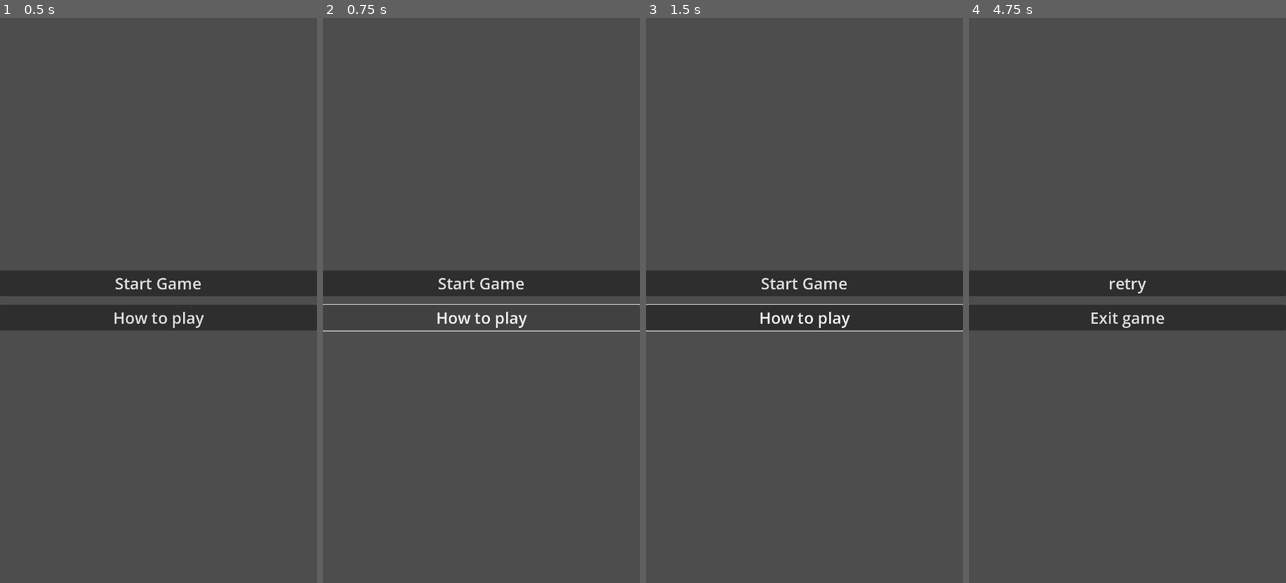
Above: before the commit, frames 1-4 (left to right).
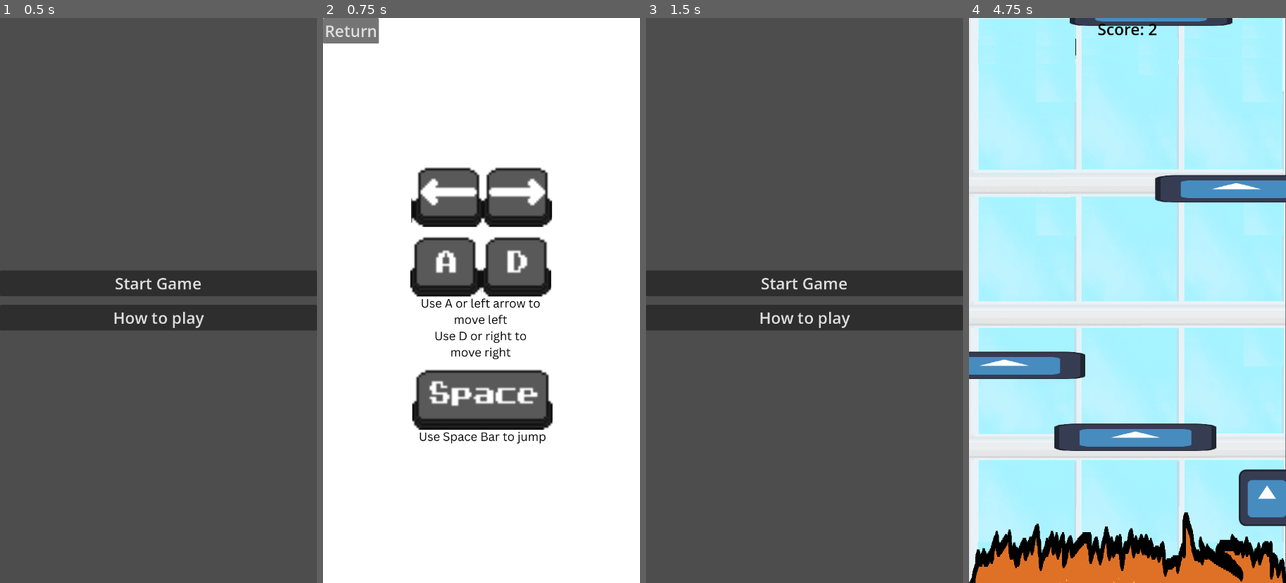
Above: after the commit, the same moments.

Repository: Saul-Caban-UPRM/cgs-gamejam-2025-fall-1
Game: Godot game, scene res://scenes/menu_manager.tscn
Same seed, same stepped clock (60 frames per second), same inputs: the game is played once before the commit and once after it. The engine's default icon, where the game draws it, is replaced by a stand-in: a white triangle on a blue panel in a dark square.
Inputs (mouse positions are in pixels of both pictures, inside the frame that each line leads up to):
- Up to frame 1 (0.5 s): no input
- Up to frame 2 (0.75 s): click "How to play" at 0.5 s
- Up to frame 3 (1.5 s): click (674, 29) at 1.25 s, where only the run after the commit has a clickable "Return"
- Up to frame 4 (4.75 s): click "Start Game" at 2 s; hold D (Walk_right) 2.78-4.28 s; tap Space (Jump) at 2.85, 3.02, 3.32, 3.6, 3.77, 4.07, 4.35 s; hold A (Walk_left) from 4.28 s (still down)

Frame 1 is identical in both runs. In frame 2, 93% of the frame differs, in the area x 0-100%, y 0-100%; in frame 3, 0.4%; in frame 4, 97%.

Commit message:
More changes added sounds

Diff:
--- a/scenes/fire.tscn
+++ b/scenes/fire.tscn
@@ -5,6 +5,7 @@
 [ext_resource type="Texture2D" uid="uid://dx8gh3ylecvdu" path="res://assets/FireAnimation-2.png" id="3_rach5"]
 
 [sub_resource type="RectangleShape2D" id="RectangleShape2D_g5mbl"]
+size = Vector2(20.2222, 20)
 
 [sub_resource type="SpriteFrames" id="SpriteFrames_txieb"]
 animations = [{
@@ -24,10 +25,13 @@
 script = ExtResource("1_52nqi")
 
 [node name="CollisionShape2D" type="CollisionShape2D" parent="."]
+position = Vector2(-4, 0)
 scale = Vector2(36, 3)
 shape = SubResource("RectangleShape2D_g5mbl")
 
 [node name="AnimatedSprite2D" type="AnimatedSprite2D" parent="."]
+position = Vector2(-4, 0)
+scale = Vector2(1.01111, 1)
 sprite_frames = SubResource("SpriteFrames_txieb")
 
 [connection signal="body_entered" from="." to="." method="_on_body_entered"]
--- a/scenes/fire_fighter.tscn
+++ b/scenes/fire_fighter.tscn
@@ -1,7 +1,8 @@
-[gd_scene load_steps=4 format=3 uid="uid://dxx30g6l0vc1a"]
+[gd_scene load_steps=5 format=3 uid="uid://dxx30g6l0vc1a"]
 
 [ext_resource type="Script" uid="uid://buoxalaoq564i" path="res://scripts/fire_fighter.gd" id="1_bsqcs"]
 [ext_resource type="Texture2D" uid="uid://bpdip2li16xhw" path="res://assets/icon.svg" id="1_q8sea"]
+[ext_resource type="AudioStream" uid="uid://xt4gjev8pvxr" path="res://Sounds/jump.wav" id="3_jrj02"]
 
 [sub_resource type="RectangleShape2D" id="RectangleShape2D_bsqcs"]
 size = Vector2(131, 130)
@@ -16,3 +17,7 @@
 [node name="CollisionShape2D" type="CollisionShape2D" parent="."]
 position = Vector2(3.5, -5)
 shape = SubResource("RectangleShape2D_bsqcs")
+
+[node name="Jump" type="AudioStreamPlayer" parent="."]
+stream = ExtResource("3_jrj02")
+volume_db = 5.0
--- a/scenes/main.tscn
+++ b/scenes/main.tscn
@@ -6,7 +6,9 @@
 [ext_resource type="Texture2D" uid="uid://djr1ifxy10vqj" path="res://assets/Background-Buildings.png" id="3_jyhfs"]
 [ext_resource type="Script" uid="uid://luqygwcw2kno" path="res://scripts/camera_control.gd" id="3_sugp2"]
 [ext_resource type="Script" uid="uid://xv414qrklgdl" path="res://scripts/platform_spanwer.gd" id="4_jyhfs"]
+[ext_resource type="AudioStream" uid="uid://rkiev2t82fnn" path="res://Sounds/death.wav" id="5_85g3d"]
 [ext_resource type="PackedScene" uid="uid://bsxf7v03sixlw" path="res://scenes/fire.tscn" id="6_tefeu"]
+[ext_resource type="AudioStream" uid="uid://dhh0ow0ulwoni" path="res://Sounds/EscapeTheFire.mp3" id="8_tipki"]
 
 [node name="Main" type="Node2D" node_paths=PackedStringArray("score_label")]
 process_mode = 1
@@ -35,19 +37,23 @@
 anchor_right = 0.5
 offset_left = -21.5
 offset_right = 21.5
-offset_bottom = 23.0
+offset_bottom = 50.0
 grow_horizontal = 2
 theme_override_colors/font_color = Color(0, 0, 0, 1)
 theme_override_font_sizes/font_size = 36
 
 [node name="PlatformSpanwer" type="Node2D" parent="." node_paths=PackedStringArray("camera_node")]
+position = Vector2(-2, -57)
 script = ExtResource("4_jyhfs")
 platform_scene = ExtResource("2_sugp2")
 player_path = NodePath("../FireFighter")
 camera_node = NodePath("../MainCamera")
 
+[node name="Death" type="AudioStreamPlayer" parent="PlatformSpanwer" groups=["Sounds"]]
+stream = ExtResource("5_85g3d")
+
 [node name="Platform" parent="." instance=ExtResource("2_sugp2")]
-position = Vector2(372, 994)
+position = Vector2(382, 956)
 
 [node name="Fire" parent="." instance=ExtResource("6_tefeu")]
 position = Vector2(364, 1235)
@@ -63,4 +69,9 @@
 texture = ExtResource("3_jyhfs")
 
 [node name="FireFighter" parent="." instance=ExtResource("1_0wfyh")]
-position = Vector2(368, 897)
+position = Vector2(361, 850)
+
+[node name="EscapeTheFire" type="AudioStreamPlayer" parent="." groups=["Sounds"]]
+stream = ExtResource("8_tipki")
+volume_db = -5.0
+parameters/looping = true
--- a/scenes/menu_manager.tscn
+++ b/scenes/menu_manager.tscn
@@ -1,6 +1,8 @@
-[gd_scene load_steps=2 format=3 uid="uid://cuu11u4sqio8e"]
+[gd_scene load_steps=4 format=3 uid="uid://cuu11u4sqio8e"]
 
 [ext_resource type="Script" uid="uid://28nuocvdave4" path="res://scripts/menu_manager.gd" id="1_q1bkd"]
+[ext_resource type="Texture2D" uid="uid://b7mdb2jyo5s3t" path="res://assets/Use A or left arrow to move left Use D or right to move right.png" id="2_bh0x8"]
+[ext_resource type="AudioStream" uid="uid://yw6y0sbt2v2k" path="res://Sounds/MenuMusic.mp3" id="2_wbwtb"]
 
 [node name="MenuManager" type="CanvasLayer"]
 follow_viewport_enabled = true
@@ -39,6 +41,7 @@
 "
 
 [node name="StartingMenu" type="Control" parent="."]
+visible = false
 layout_mode = 3
 anchors_preset = 15
 anchor_right = 1.0
@@ -68,7 +71,34 @@
 theme_override_font_sizes/font_size = 36
 text = "How to play"
 
+[node name="MenuMusic" type="AudioStreamPlayer" parent="StartingMenu"]
+stream = ExtResource("2_wbwtb")
+volume_db = -10.0
+
+[node name="HowToPlay" type="Control" parent="."]
+layout_mode = 3
+anchors_preset = 15
+anchor_right = 1.0
+anchor_bottom = 1.0
+grow_horizontal = 2
+grow_vertical = 2
+
+[node name="TextureRect" type="TextureRect" parent="HowToPlay"]
+layout_mode = 0
+offset_right = 40.0
+offset_bottom = 40.0
+texture = ExtResource("2_bh0x8")
+
+[node name="Return" type="Button" parent="HowToPlay"]
+layout_mode = 0
+offset_right = 8.0
+offset_bottom = 8.0
+theme_override_font_sizes/font_size = 36
+text = "Return
+"
+
 [connection signal="pressed" from="RetryMenu/VBoxContainer/retry" to="." method="_on_retry_pressed"]
 [connection signal="pressed" from="RetryMenu/VBoxContainer/Exit Game" to="." method="_on_exit_game_pressed"]
 [connection signal="pressed" from="StartingMenu/VBoxContainer/StartGame" to="." method="_on_start_game_pressed"]
 [connection signal="pressed" from="StartingMenu/VBoxContainer/HowToPlay" to="." method="_on_how_to_play_pressed"]
+[connection signal="pressed" from="HowToPlay/Return" to="." method="_on_return_pressed"]
--- a/scripts/fire.gd
+++ b/scripts/fire.gd
@@ -82,6 +82,11 @@
 		player_fell()
 
 func player_fell():
+	for node in get_tree().get_nodes_in_group("Sounds"):
+		if node != $Death:
+			node.stop()
+	$"../PlatformSpanwer/Death".play()
+	await $"../PlatformSpanwer/Death".finished
 	print("Player fell! Game Over.")
 	GlobalScript.MenuStates = "Retry"
 	GlobalScript.score = 0
--- a/scripts/fire_fighter.gd
+++ b/scripts/fire_fighter.gd
@@ -22,6 +22,7 @@
 
 	# Jump
 	if is_on_floor() and Input.is_action_just_pressed("Jump"):
+		$Jump.play()
 		velocity.y = jump_velocity
 
 	# Move the character
--- a/scripts/main.gd
+++ b/scripts/main.gd
@@ -5,6 +5,7 @@
 func _ready() -> void:
 	# Start the async loop
 	increment_score_async()
+	$EscapeTheFire.play()
 
 # This is an async function
 func increment_score_async() -> void:
--- a/scripts/menu_manager.gd
+++ b/scripts/menu_manager.gd
@@ -6,9 +6,13 @@
 	if(GlobalScript.MenuStates == "Retry"):
 		$StartingMenu.hide()
 		$RetryMenu.show()
+		$HowToPlay.hide()
+
 	else:
 		$StartingMenu.show()
 		$RetryMenu.hide()
+		$HowToPlay.hide()
+	$StartingMenu/MenuMusic.play()
 func _on_retry_pressed() -> void:
 	get_tree().change_scene_to_file("res://scenes/main.tscn")
 
@@ -20,5 +24,15 @@
 func _on_start_game_pressed() -> void:
 	get_tree().change_scene_to_file("res://scenes/main.tscn")
 
+
+
 func _on_how_to_play_pressed() -> void:
-	pass # Replace with function body.
+	$HowToPlay.show()
+	$StartingMenu.hide()
+	$RetryMenu.hide()
+
+
+func _on_return_pressed() -> void:
+	$StartingMenu.show()
+	$RetryMenu.hide()
+	$HowToPlay.hide()
--- a/scripts/platform_spanwer.gd
+++ b/scripts/platform_spanwer.gd
@@ -25,7 +25,6 @@
 	cleanup_platforms()
 
 	# Check if player fell below camera
-	check_player_fall()
 
 func spawn_platform(y_pos: float):
 	var platform = platform_scene.instantiate()
@@ -43,18 +42,7 @@
 			platforms.erase(p)
 			p.queue_free()
 
-func check_player_fall():
-	if not camera_node:
-		return
-	var screen_bottom_y = camera_node.global_position.y + get_viewport().get_visible_rect().size.y / 2
-	if player.global_position.y > screen_bottom_y:
-		player_fell()
 
-func player_fell():
-	GlobalScript.score = 0
-	print("Player fell! Game Over.")
-	GlobalScript.MenuStates = "Retry"
-	get_tree().change_scene_to_file("res://scenes/menu_manager.tscn")
 
 
 # Make platform eventually smaller, after reaching the minimum make them move from left to right
Not shown, added: Sounds/EscapeTheFire.mp3.import
Not shown, added: Sounds/MenuMusic.mp3.import
Not shown, added: Sounds/death.wav.import
Not shown, added: Sounds/jump.wav.import
Binary file added: assets/FireExtinguesir.png
Not shown, added: assets/FireExtinguesir.png.import
Binary file added: assets/Use A or left arrow to move left Use D or right to move right.png
Not shown, added: assets/Use A or left arrow to move left Use D or right to move right.png.import
Not shown: 1 places in scenes/main.tscn that only renumber resources
Not shown, added: Sounds/EscapeTheFire.mp3
Not shown, added: Sounds/MenuMusic.mp3
Not shown, added: Sounds/death.wav
(and 1 more such lines)
